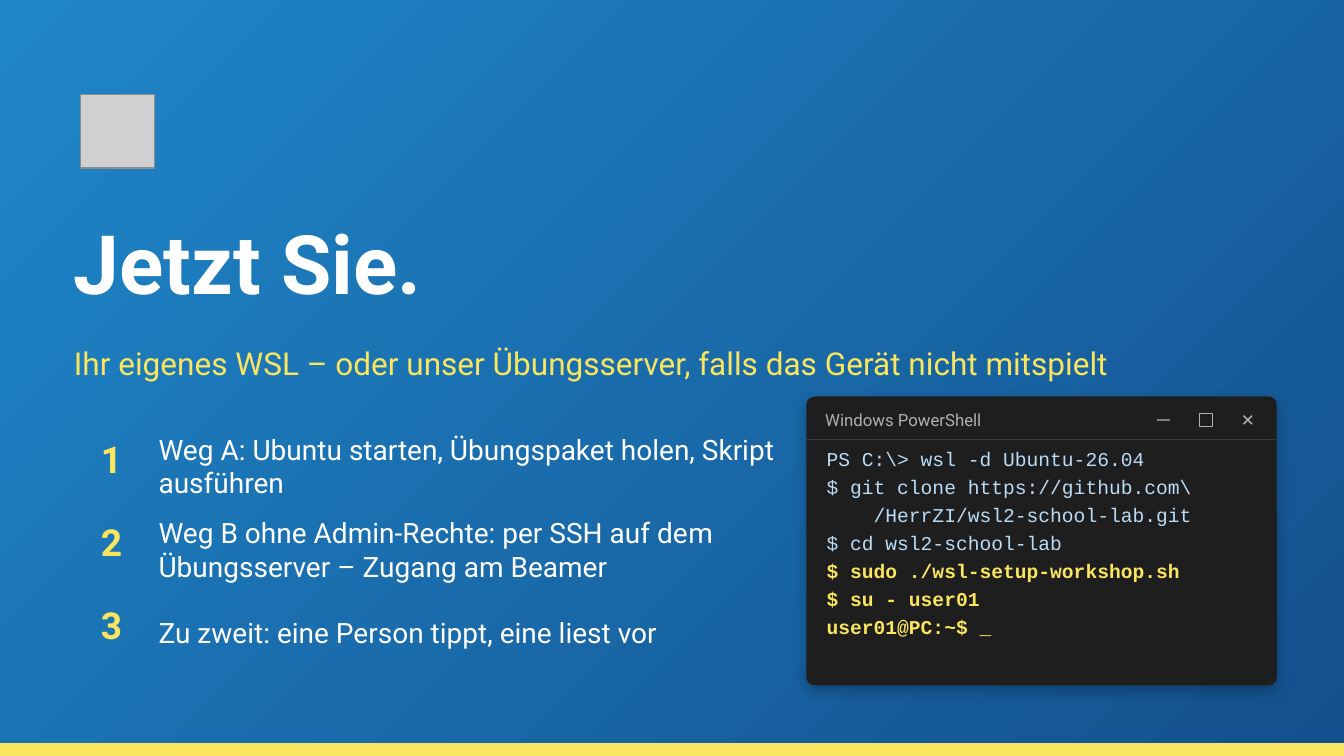
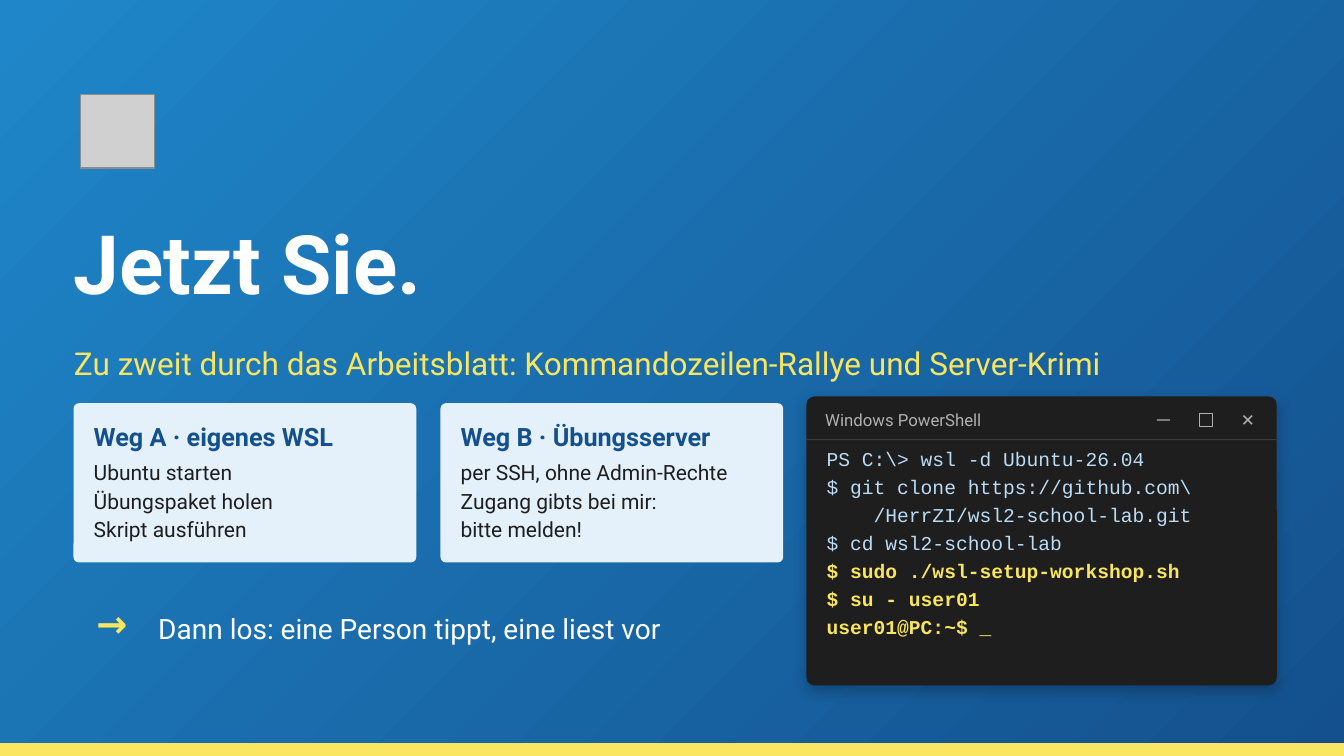
Before and after one commit to HerrZI/wsl2-school-lab, a slide deck: slide 8 of dokumente/Workshop_WSL2_Linux_unterrichten_neu.pptx. Drawn at 1344x756 pixels with LibreOffice and Linux fonts; fonts in the diff are those of the drawing; grey boxes stand for pictures; background and template pictures are left out. Boxes give left, top, right and bottom in pixels: in the first picture for what was removed or moved away, otherwise in the second. Text is boxed around its words. In the diff, an @@ line names an element or a change of style, - is before the commit and + after.

```diff
--- a/dokumente/Workshop_WSL2_Linux_unterrichten_neu.pptx
+++ b/dokumente/Workshop_WSL2_Linux_unterrichten_neu.pptx
@@ text at [74, 351, 1100, 382]: text changed @@
-Ihr eigenes WSL – oder unser Übungsserver, falls das Gerät nicht mitspielt
+Zu zweit durch das Arbeitsblatt: Kommandozeilen-Rallye und Server-Krimi
@@ rounded rectangle added at [74, 403, 416, 563], fill #E4F1FB @@
@@ rounded rectangle added at [441, 403, 783, 563], fill #E4F1FB @@
@@ text at [94, 427, 333, 542]: text changed; size 20 to 15 pt; text colour #FFFFFF to #1E1E1E @@
-Weg A: Ubuntu starten, Übungspaket holen, Skript ausführen
+Weg A · eigenes WSL
+Ubuntu starten
+Übungspaket holen
+Skript ausführen
@@ text "Weg A · eigenes WSL" at [94, 427, 333, 542]: vertical alignment middle to top @@
@@ text removed at [101, 446, 122, 473] @@
-1
@@ text added at [461, 424, 727, 537], 15 pt, text #1E1E1E @@
+Weg B · Übungsserver
+per SSH, ohne Admin-Rechte
+Zugang gibts bei mir:
+bitte melden!
@@ text removed at [101, 529, 122, 556] @@
-2
@@ text removed at [159, 521, 713, 583] @@
-Weg B ohne Admin-Rechte: per SSH auf dem Übungsserver – Zugang am Beamer
@@ text added at [84, 595, 140, 651], 26.5 pt, text #FAE55F, bold @@
+→
@@ text removed at [101, 612, 122, 640] @@
-3
@@ text at [158, 618, 660, 645]: text changed @@
-Zu zweit: eine Person tippt, eine liest vor
+Dann los: eine Person tippt, eine liest vor
```
Also in this commit, not shown: 4 other slides changed, 5 other files.
